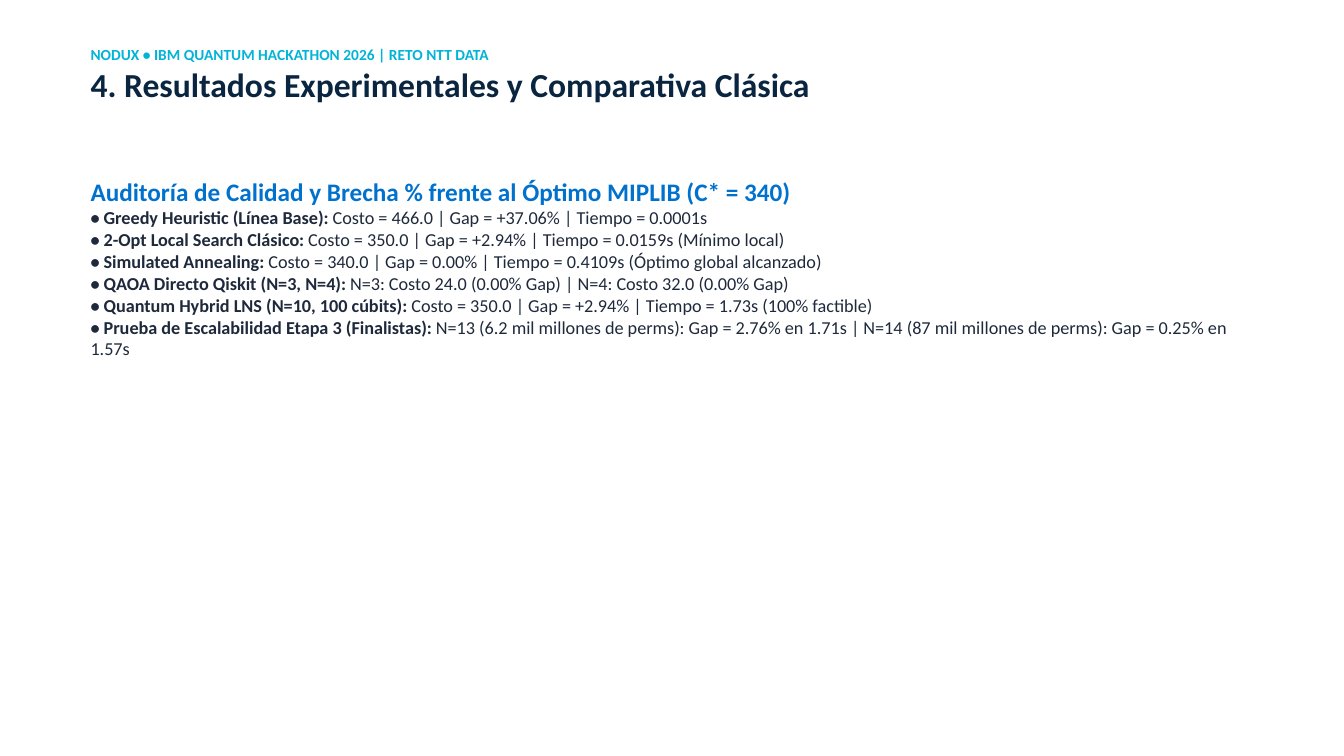
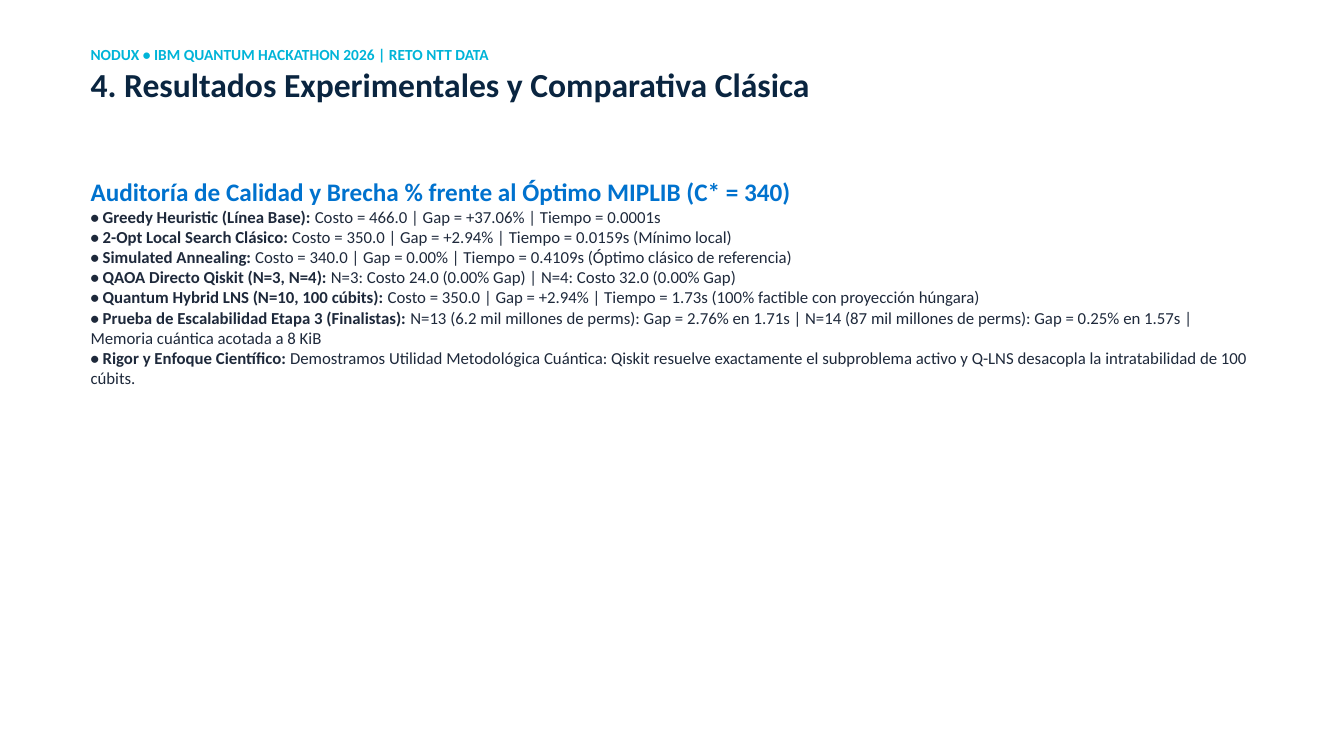
Before and after one commit to alex8v124/nodux-quantum, a slide deck: slide 5 of pitch/NODUX_Pitch_Deck_QAP10_NTT_DATA.pptx. Drawn at 1344x756 pixels with LibreOffice and Linux fonts; fonts in the diff are those of the drawing. Boxes give left, top, right and bottom in pixels: in the first picture for what was removed or moved away, otherwise in the second. Text is boxed around its words. In the diff, an @@ line names an element or a change of style, - is before the commit and + after.

Commit message:
fix(wally-review): fix 100-qubit memory scale to 20M YB, 14! to 87 billion, unify MPS vars to 4150, derive lambda=60 bound, calibrate ROI to S/28k per wh (+320%), unify Flask demo, and align quantum methodological utility narrative

```diff
--- a/pitch/NODUX_Pitch_Deck_QAP10_NTT_DATA.pptx
+++ b/pitch/NODUX_Pitch_Deck_QAP10_NTT_DATA.pptx
@@ text at (x1=103, y1=210, x2=736, y2=286): size 13 to 12 pt in "• Greedy Heuristic (Línea Base): Costo = ...", "• 2-Opt Local Search Clásico: Costo = ...", "• QAOA Directo Qiskit (N=3, N=4): N=3: ..." @@
@@ text at (x1=103, y1=250, x2=792, y2=266): text changed; size 13 to 12 pt @@
-• Simulated Annealing: Costo = 340.0 | Gap = 0.00% | Tiempo = 0.4109s (Óptimo global alcanzado)
+• Simulated Annealing: Costo = 340.0 | Gap = 0.00% | Tiempo = 0.4109s (Óptimo clásico de referencia)
@@ text at (x1=91, y1=291, x2=1247, y2=384): text changed; size 13 to 12 pt @@
-• Quantum Hybrid LNS (N=10, 100 cúbits): Costo = 350.0 | Gap = +2.94% | Tiempo = 1.73s (100% factible)
-• Prueba de Escalabilidad Etapa 3 (Finalistas): N=13 (6.2 mil millones de perms): Gap = 2.76% en 1.71s | N=14 (87 mil millones de perms): Gap = 0.25% en 1.57s
+• Quantum Hybrid LNS (N=10, 100 cúbits): Costo = 350.0 | Gap = +2.94% | Tiempo = 1.73s (100% factible con proyección húngara)
+• Prueba de Escalabilidad Etapa 3 (Finalistas): N=13 (6.2 mil millones de perms): Gap = 2.76% en 1.71s | N=14 (87 mil millones de perms): Gap = 0.25% en 1.57s | Memoria cuántica acotada a 8 KiB
+• Rigor y Enfoque Científico: Demostramos Utilidad Metodológica Cuántica: Qiskit resuelve exactamente el subproblema activo y Q-LNS desacopla la intratabilidad de 100 cúbits.
```
Also in this commit, not shown: 4 other slides changed, 9 other files.
